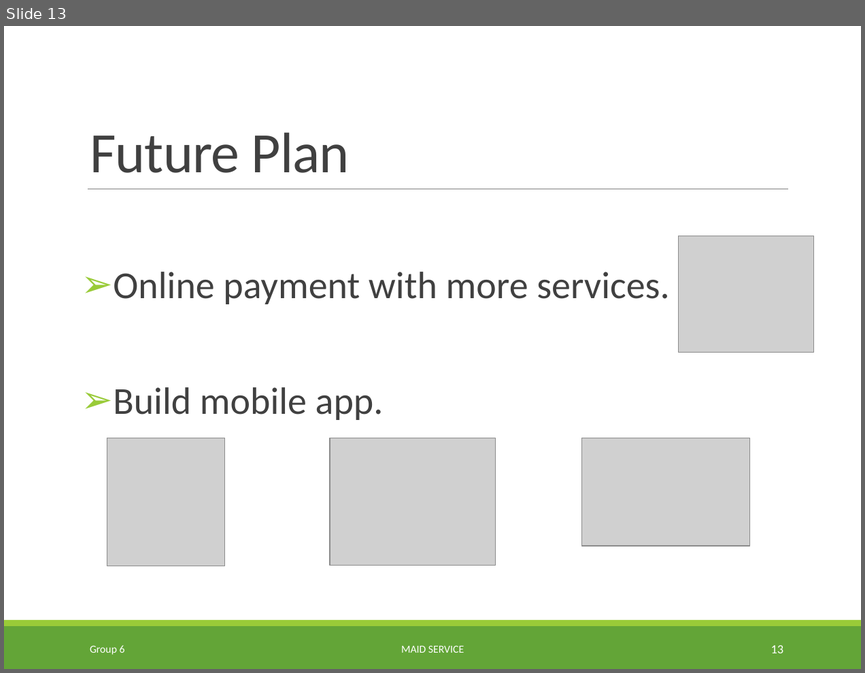
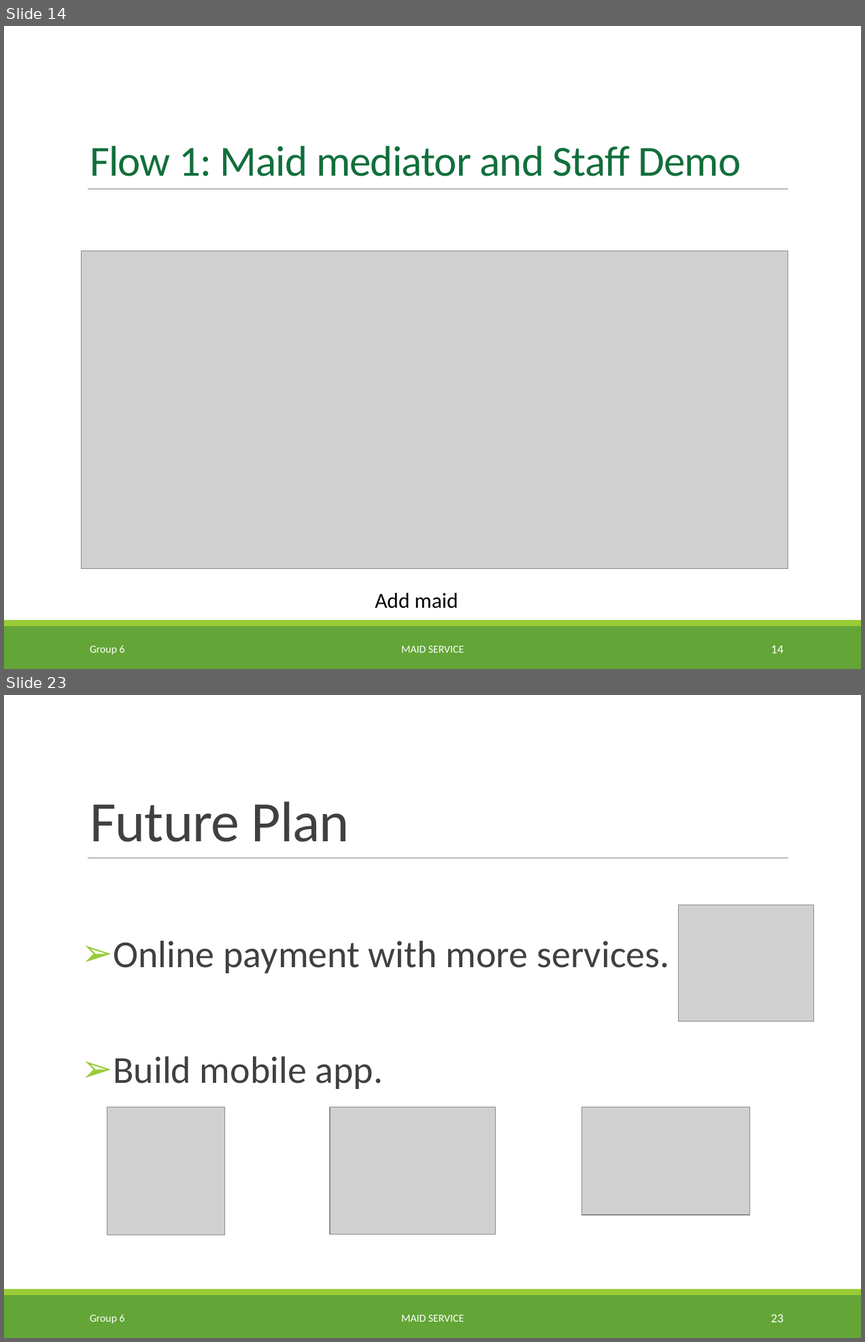
Before and after one commit to TuanBT/ms-website, a slide deck: 06.Personal Archives/04.CongNT/MS_Slide.pptx. Shown one above the other, each under a label of ours: slide 13 before the commit, slides 14 and 23 after it; the slides between them are not shown. The pictures are 865x673 and 865x1342 pixels, drawn with LibreOffice and Linux fonts; fonts in the diff are those of the drawing; grey boxes stand for pictures; background and template pictures are left out. Boxes give left, top, right and bottom in pixels: in the first picture for what was removed or moved away, otherwise in the second. Text is boxed around its words. In the diff, an @@ line names an element or a change of style, - is before the commit and + after.

```diff
--- a/06.Personal Archives/04.CongNT/MS_Slide.pptx
+++ b/06.Personal Archives/04.CongNT/MS_Slide.pptx
@@ slide 14 added at [4,26,861,669], background picture (left out); not listed: 3 template elements that a slide beside it also shows @@
@@ title added at [90,146,741,176], 36 pt, text #116F3C @@
+Flow 1: Maid mediator and Staff Demo
@@ picture added at [81,250,788,569] @@
@@ text added at [375,592,458,608], 18 pt, text #000000 @@
+Add maid
@@ text added at [90,645,125,654], 9 pt, text #FFFFFF @@
+Group 6
@@ text added at [401,645,464,652], 9 pt, text #FFFFFF @@
+MAID SERVICE
@@ page number added at [771,645,784,653], 10.5 pt, text #FFFFFF @@
+14
@@ what was slide 13 is now slide 23 @@
@@ page number at [771,1314,784,1322]: text changed @@
-13
+23
```
Also in this commit, not shown: 10 slides changed, 12 other slides added, 2 slides removed.
